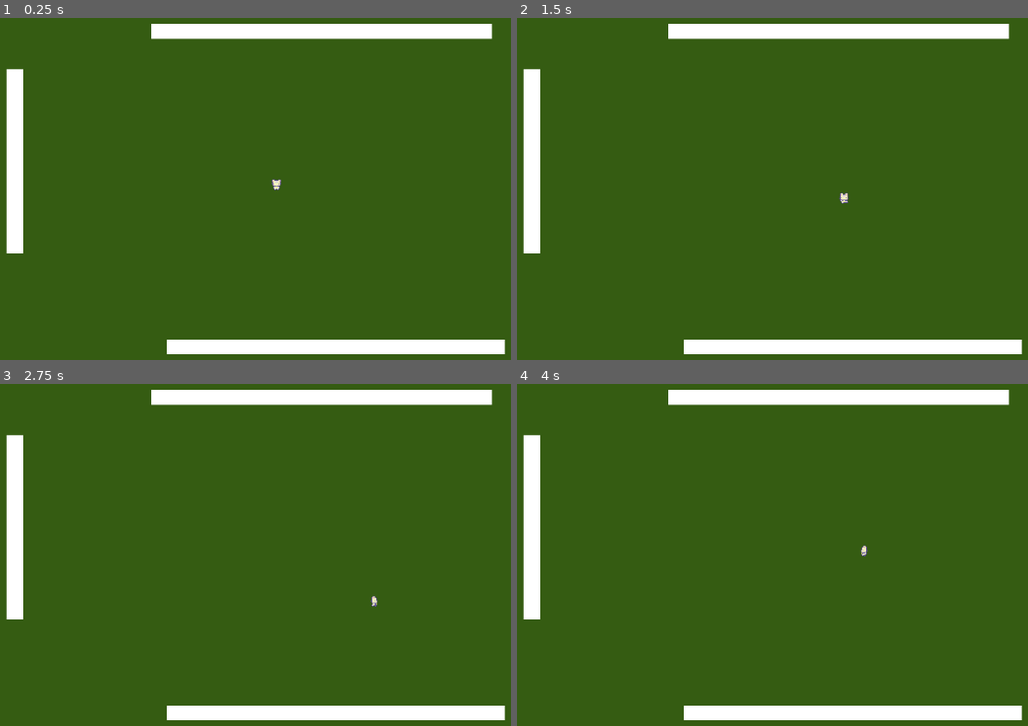
Above: before the commit, frames 1-4 (two rows, left to right).
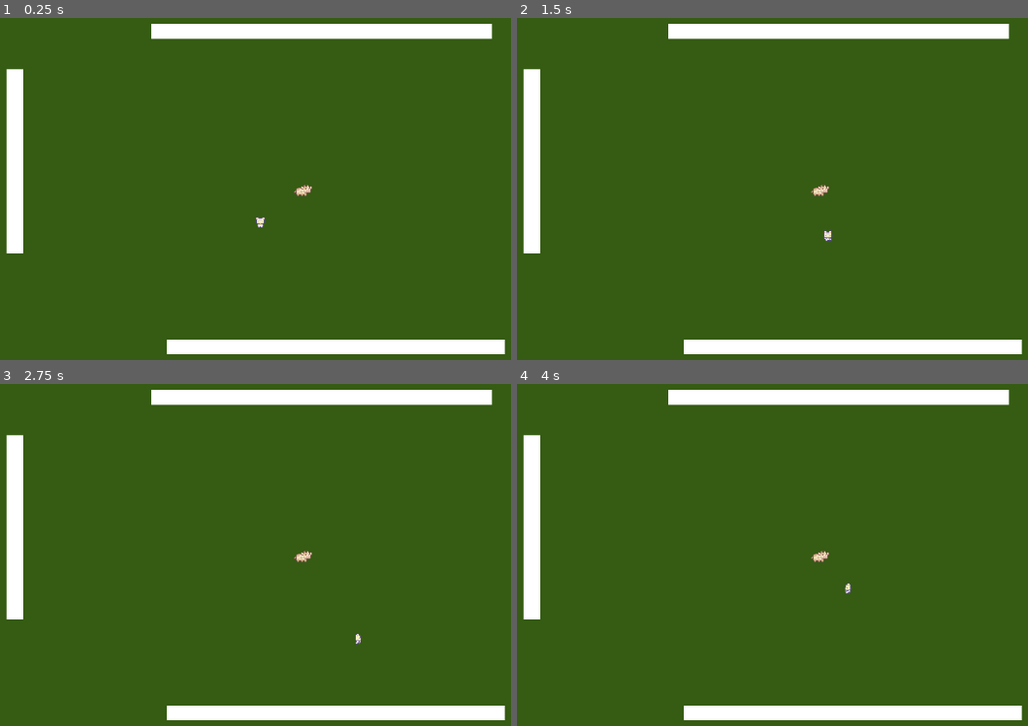
Above: after the commit, the same moments.

Repository: jjevite/DAGS-ManilaSadge
Game: Godot game, scene res://Game Scenes/manila_sadge.tscn
Two runs of this game, one before a commit and one after it. Both use one fixed random seed, a clock stepped at 60 frames per second and the inputs below.
Inputs:
- Up to frame 1 (0.25 s): no input
- Up to frame 2 (1.5 s): hold D (right) 0.53-1.28 s; tap Enter at 1.25 s; hold S (down) from 1.28 s (still down)
- Up to frame 3 (2.75 s): release S (down) at 2.03 s; hold D (right) from 2.03 s (still down)
- Up to frame 4 (4 s): tap Space at 2.75 s; release D (right) at 2.78 s; hold W (up) 2.78-3.53 s; hold A (left) from 3.53 s (still down)

The runs differ from the first frame. In frame 1, 0.2% of the frame differs, in the area x 49-62%, y 47-62%; in frame 2, 0.2%; in frame 3, 0.2%; in frame 4, 0.2%.

Commit message:
Added Entity Base

Diff:
--- a/Characters/Character Scenes/Player.tscn
+++ b/Entity/Entity Scenes/Player.tscn
@@ -1,7 +1,7 @@
-[gd_scene load_steps=29 format=3 uid="uid://5wi1jsyjxava"]
-
-[ext_resource type="Script" path="res://Characters/Character Scripts/Player.gd" id="1_gvgkt"]
-[ext_resource type="Texture2D" uid="uid://c6omci8b1sr6a" path="res://Assets/Sprout Lands - Sprites - Basic pack/Characters/Basic Charakter Spritesheet.png" id="1_qd1ui"]
+[gd_scene load_steps=29 format=3 uid="uid://cin664k1clj21"]
+
+[ext_resource type="Script" path="res://Entity/Entity Scripts/Player.gd" id="1_gg144"]
+[ext_resource type="Texture2D" uid="uid://c6omci8b1sr6a" path="res://Assets/Sprout Lands - Sprites - Basic pack/Characters/Basic Charakter Spritesheet.png" id="2_i4oxw"]
 
 [sub_resource type="RectangleShape2D" id="RectangleShape2D_kmwq1"]
 size = Vector2(12, 6)
@@ -9,6 +9,75 @@
 [sub_resource type="Animation" id="Animation_mcq5x"]
 length = 0.001
 
+[sub_resource type="Animation" id="Animation_vqkid"]
+resource_name = "idle_down"
+length = 0.4
+loop_mode = 1
+step = 0.2
+tracks/0/type = "value"
+tracks/0/imported = false
+tracks/0/enabled = true
+tracks/0/path = NodePath("Sprite2D:frame")
+tracks/0/interp = 1
+tracks/0/loop_wrap = true
+tracks/0/keys = {
+"times": PackedFloat32Array(0, 0.2),
+"transitions": PackedFloat32Array(1, 1),
+"update": 1,
+"values": [0, 1]
+}
+
+[sub_resource type="Animation" id="Animation_irj3w"]
+resource_name = "idle_left"
+length = 0.4
+loop_mode = 1
+tracks/0/type = "value"
+tracks/0/imported = false
+tracks/0/enabled = true
+tracks/0/path = NodePath("Sprite2D:frame")
+tracks/0/interp = 1
+tracks/0/loop_wrap = true
+tracks/0/keys = {
+"times": PackedFloat32Array(0, 0.2),
+"transitions": PackedFloat32Array(1, 1),
+"update": 1,
+"values": [8, 9]
+}
+
+[sub_resource type="Animation" id="Animation_ycer3"]
+resource_name = "idle_right"
+length = 0.4
+loop_mode = 1
+tracks/0/type = "value"
+tracks/0/imported = false
+tracks/0/enabled = true
+tracks/0/path = NodePath("Sprite2D:frame")
+tracks/0/interp = 1
+tracks/0/loop_wrap = true
+tracks/0/keys = {
+"times": PackedFloat32Array(0, 0.2),
+"transitions": PackedFloat32Array(1, 1),
+"update": 1,
+"values": [12, 13]
+}
+
+[sub_resource type="Animation" id="Animation_dy2po"]
+resource_name = "idle_up"
+length = 0.4
+loop_mode = 1
+tracks/0/type = "value"
+tracks/0/imported = false
+tracks/0/enabled = true
+tracks/0/path = NodePath("Sprite2D:frame")
+tracks/0/interp = 1
+tracks/0/loop_wrap = true
+tracks/0/keys = {
+"times": PackedFloat32Array(0, 0.2),
+"transitions": PackedFloat32Array(1, 1),
+"update": 1,
+"values": [4, 5]
+}
+
 [sub_resource type="Animation" id="Animation_7fsnq"]
 resource_name = "walk_right"
 length = 0.4
@@ -26,39 +95,38 @@
 "values": [2, 3]
 }
 
-[sub_resource type="Animation" id="Animation_vqkid"]
-resource_name = "idle_down"
-length = 0.4
-loop_mode = 1
-step = 0.2
-tracks/0/type = "value"
-tracks/0/imported = false
-tracks/0/enabled = true
-tracks/0/path = NodePath("Sprite2D:frame")
-tracks/0/interp = 1
-tracks/0/loop_wrap = true
-tracks/0/keys = {
-"times": PackedFloat32Array(0, 0.2),
-"transitions": PackedFloat32Array(1, 1),
-"update": 1,
-"values": [0, 1]
-}
-
-[sub_resource type="Animation" id="Animation_dy2po"]
-resource_name = "idle_up"
-length = 0.4
-loop_mode = 1
-tracks/0/type = "value"
-tracks/0/imported = false
-tracks/0/enabled = true
-tracks/0/path = NodePath("Sprite2D:frame")
-tracks/0/interp = 1
-tracks/0/loop_wrap = true
-tracks/0/keys = {
-"times": PackedFloat32Array(0, 0.2),
-"transitions": PackedFloat32Array(1, 1),
-"update": 1,
-"values": [4, 5]
+[sub_resource type="Animation" id="Animation_tbchj"]
+resource_name = "walk_left"
+length = 0.4
+loop_mode = 1
+tracks/0/type = "value"
+tracks/0/imported = false
+tracks/0/enabled = true
+tracks/0/path = NodePath("Sprite2D:frame")
+tracks/0/interp = 1
+tracks/0/loop_wrap = true
+tracks/0/keys = {
+"times": PackedFloat32Array(0, 0.2),
+"transitions": PackedFloat32Array(1, 1),
+"update": 1,
+"values": [10, 11]
+}
+
+[sub_resource type="Animation" id="Animation_7eyal"]
+resource_name = "walk_right"
+length = 0.4
+loop_mode = 1
+tracks/0/type = "value"
+tracks/0/imported = false
+tracks/0/enabled = true
+tracks/0/path = NodePath("Sprite2D:frame")
+tracks/0/interp = 1
+tracks/0/loop_wrap = true
+tracks/0/keys = {
+"times": PackedFloat32Array(0, 0.2),
+"transitions": PackedFloat32Array(1, 1),
+"update": 1,
+"values": [14, 15]
 }
 
 [sub_resource type="Animation" id="Animation_1lvpg"]
@@ -76,74 +144,6 @@
 "transitions": PackedFloat32Array(1, 1),
 "update": 1,
 "values": [6, 7]
-}
-
-[sub_resource type="Animation" id="Animation_irj3w"]
-resource_name = "idle_left"
-length = 0.4
-loop_mode = 1
-tracks/0/type = "value"
-tracks/0/imported = false
-tracks/0/enabled = true
-tracks/0/path = NodePath("Sprite2D:frame")
-tracks/0/interp = 1
-tracks/0/loop_wrap = true
-tracks/0/keys = {
-"times": PackedFloat32Array(0, 0.2),
-"transitions": PackedFloat32Array(1, 1),
-"update": 1,
-"values": [8, 9]
-}
-
-[sub_resource type="Animation" id="Animation_tbchj"]
-resource_name = "walk_left"
-length = 0.4
-loop_mode = 1
-tracks/0/type = "value"
-tracks/0/imported = false
-tracks/0/enabled = true
-tracks/0/path = NodePath("Sprite2D:frame")
-tracks/0/interp = 1
-tracks/0/loop_wrap = true
-tracks/0/keys = {
-"times": PackedFloat32Array(0, 0.2),
-"transitions": PackedFloat32Array(1, 1),
-"update": 1,
-"values": [10, 11]
-}
-
-[sub_resource type="Animation" id="Animation_ycer3"]
-resource_name = "idle_right"
-length = 0.4
-loop_mode = 1
-tracks/0/type = "value"
-tracks/0/imported = false
-tracks/0/enabled = true
-tracks/0/path = NodePath("Sprite2D:frame")
-tracks/0/interp = 1
-tracks/0/loop_wrap = true
-tracks/0/keys = {
-"times": PackedFloat32Array(0, 0.2),
-"transitions": PackedFloat32Array(1, 1),
-"update": 1,
-"values": [12, 13]
-}
-
-[sub_resource type="Animation" id="Animation_7eyal"]
-resource_name = "walk_right"
-length = 0.4
-loop_mode = 1
-tracks/0/type = "value"
-tracks/0/imported = false
-tracks/0/enabled = true
-tracks/0/path = NodePath("Sprite2D:frame")
-tracks/0/interp = 1
-tracks/0/loop_wrap = true
-tracks/0/keys = {
-"times": PackedFloat32Array(0, 0.2),
-"transitions": PackedFloat32Array(1, 1),
-"update": 1,
-"values": [14, 15]
 }
 
 [sub_resource type="AnimationLibrary" id="AnimationLibrary_lo5ug"]
@@ -228,14 +228,14 @@
 
 [node name="Player" type="CharacterBody2D"]
 position = Vector2(1, 0)
-script = ExtResource("1_gvgkt")
+script = ExtResource("1_gg144")
 
 [node name="Sprite2D" type="Sprite2D" parent="."]
 position = Vector2(-1, 0)
-texture = ExtResource("1_qd1ui")
+texture = ExtResource("2_i4oxw")
 hframes = 4
 vframes = 4
-frame = 8
+frame = 9
 
 [node name="CollisionShape2D" type="CollisionShape2D" parent="."]
 position = Vector2(-1, 5)
--- /dev/null
+++ b/Entity/EntityBase.gd
@@ -0,0 +1,18 @@
+extends CharacterBody2D
+
+@export var hp_max: int = 100
+@export var hp: int = hp_max
+@export var speed: int = 75
+
+@onready var sprite = $Sprite2D
+@onready var collisionShape = $CollisionShape2D
+@onready var animationPlayer = $AnimationPlayer
+
+func _physics_process(delta):
+	move()
+
+func move():
+	move_and_slide()
+
+func die():
+	queue_free()
--- /dev/null
+++ b/Entity/EntityBase.tscn
@@ -0,0 +1,12 @@
+[gd_scene load_steps=2 format=3 uid="uid://c750x3j20m3iu"]
+
+[ext_resource type="Script" path="res://Entity/EntityBase.gd" id="1_7p3v8"]
+
+[node name="EntityBase" type="CharacterBody2D"]
+script = ExtResource("1_7p3v8")
+
+[node name="Sprite2D" type="Sprite2D" parent="."]
+
+[node name="CollisionShape2D" type="CollisionShape2D" parent="."]
+
+[node name="AnimationPlayer" type="AnimationPlayer" parent="."]
--- a/Game Scenes/manila_sadge.tscn
+++ b/Game Scenes/manila_sadge.tscn
@@ -1,7 +1,8 @@
-[gd_scene load_steps=4 format=3 uid="uid://i3ho36smw6bp"]
+[gd_scene load_steps=5 format=3 uid="uid://bo8ljeydrxanv"]
 
 [ext_resource type="Texture2D" uid="uid://cg8vfum0rp5tb" path="res://Assets/WhiteSquarePixel.png" id="1_2luix"]
-[ext_resource type="PackedScene" uid="uid://5wi1jsyjxava" path="res://Characters/Character Scenes/Player.tscn" id="2_eid10"]
+[ext_resource type="PackedScene" uid="uid://cin664k1clj21" path="res://Entity/Entity Scenes/Player.tscn" id="2_5t6dn"]
+[ext_resource type="PackedScene" uid="uid://byexwardqybgd" path="res://Entity/Entity Scenes/Shop_house.tscn" id="3_81h7h"]
 
 [sub_resource type="RectangleShape2D" id="RectangleShape2D_wp4ar"]
 size = Vector2(11.3569, 24.0004)
@@ -57,5 +58,8 @@
 scale = Vector2(0.0500151, 0.110575)
 texture = ExtResource("1_2luix")
 
-[node name="Player" parent="." instance=ExtResource("2_eid10")]
-position = Vector2(510, 330)
+[node name="Player" parent="." instance=ExtResource("2_5t6dn")]
+position = Vector2(486, 386)
+
+[node name="Shop House" parent="." instance=ExtResource("3_81h7h")]
+position = Vector2(548, 334)
Renamed: Characters/Character Scenes/Shop_house.tscn -> Entity/Entity Scenes/Shop_house.tscn
Renamed: Characters/Character Scripts/Player.gd -> Entity/Entity Scripts/Player.gd
